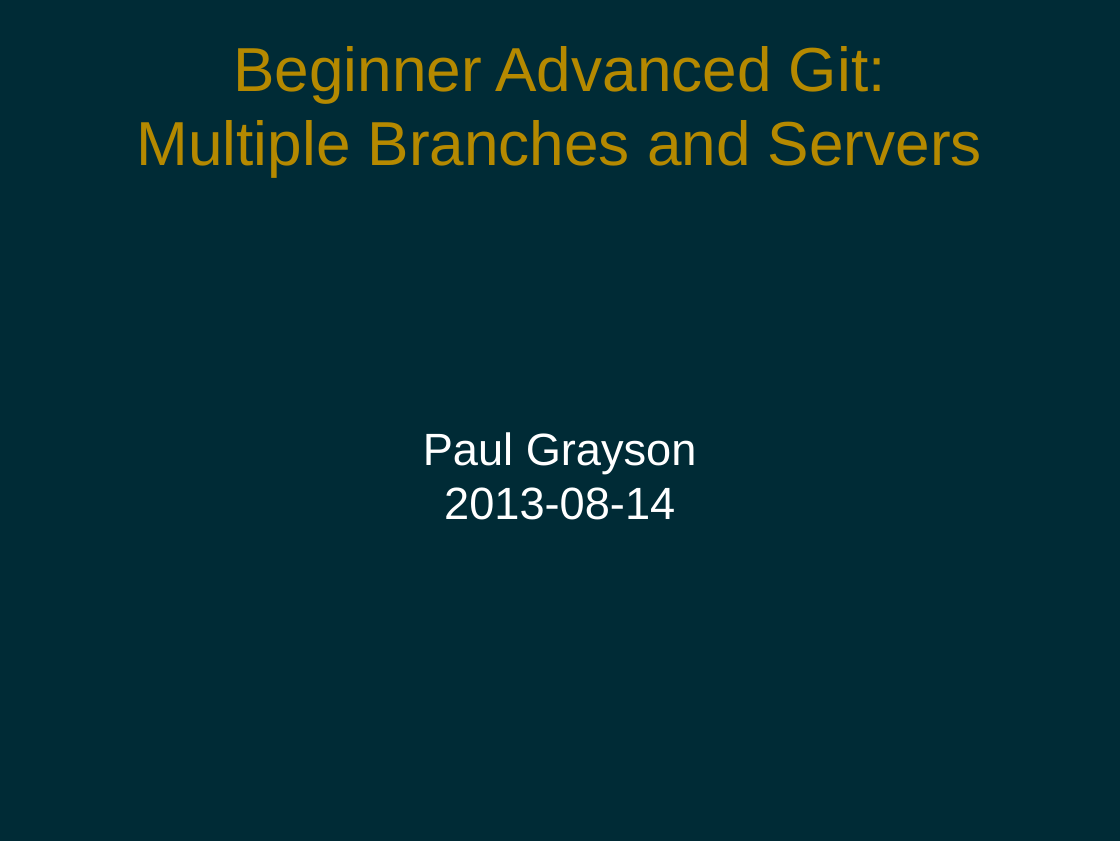
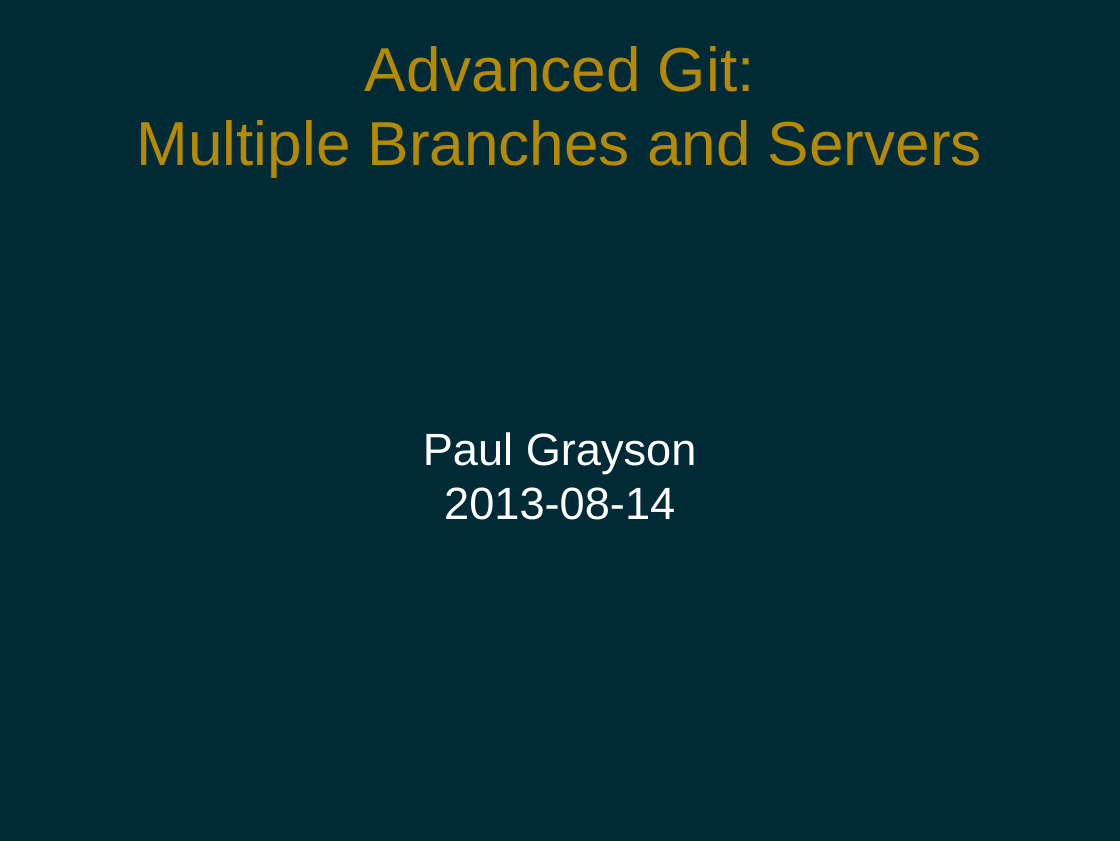
Before and after one commit to pdg137/gitpres, a slide deck: slide 1 of advanced.odp. Drawn at 1120x841 pixels with LibreOffice and Linux fonts; fonts in the diff are those of the drawing. Boxes give left, top, right and bottom in pixels: in the first picture for what was removed or moved away, otherwise in the second. Text is boxed around its words. In the diff, an @@ line names an element or a change of style, - is before the commit and + after.

```diff
--- a/advanced.odp
+++ b/advanced.odp
@@ title at bbox=[137, 46, 982, 177]: text changed @@
-Beginner Advanced Git:
-Multiple Branches and Servers
+Advanced Git:
+Multiple Branches and Servers
```
Also in this commit, not shown: 3 other slides changed, 1 slide added, 3 slides removed.
